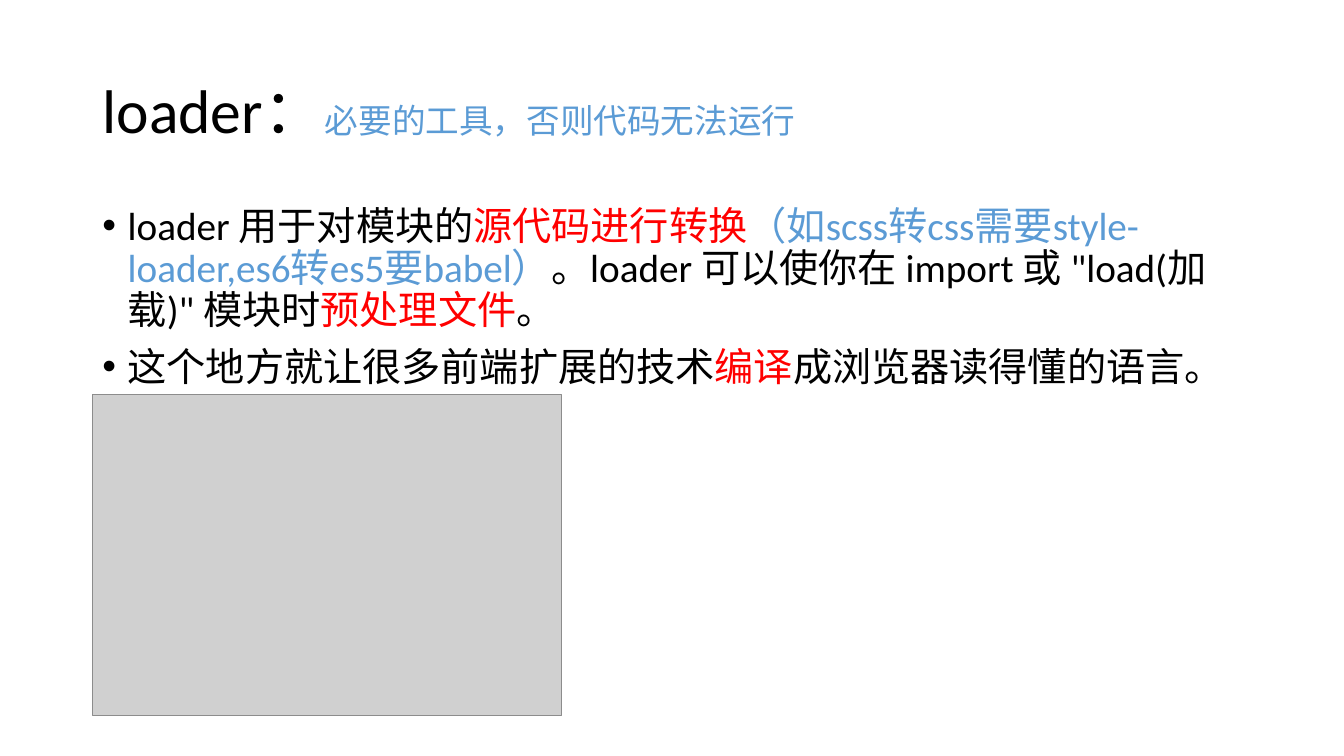
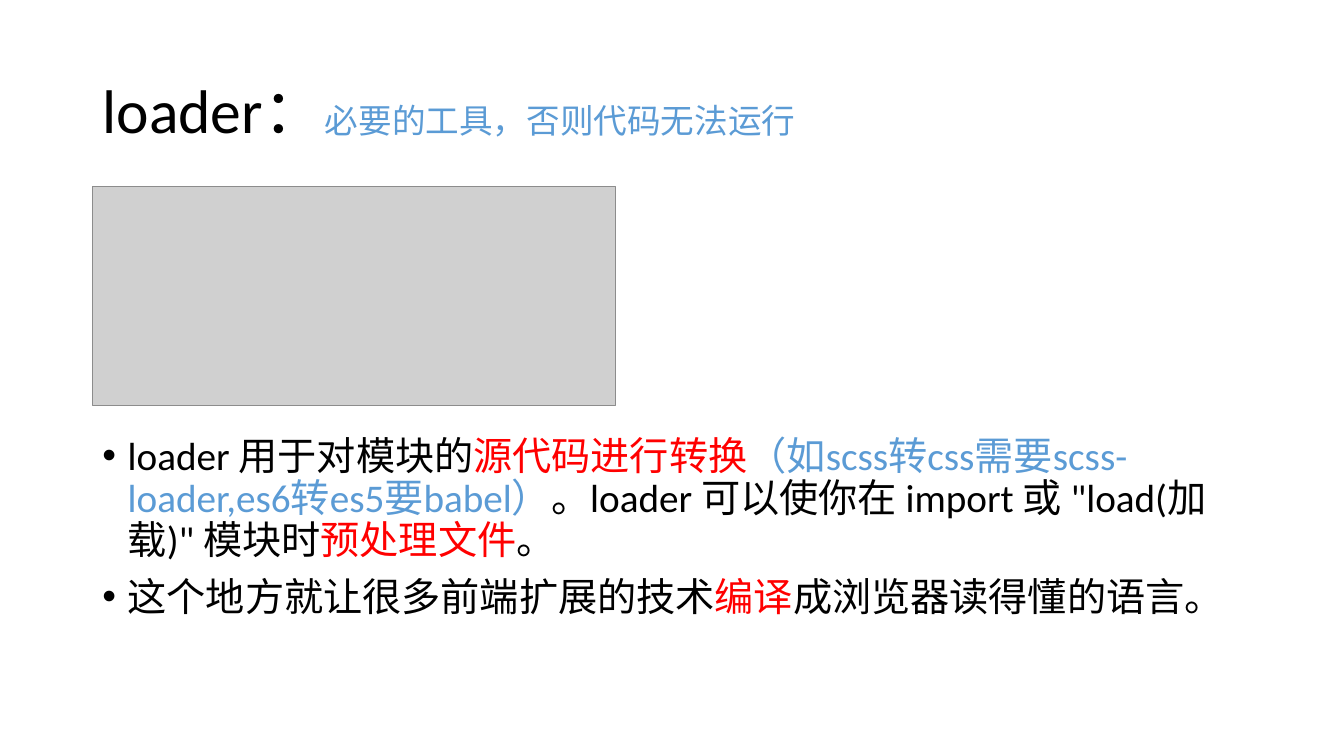
Before and after one commit to Cohen-Wang/workbench, a slide deck: slide 52 of cloud/webpack-ppt/培训 - webpack.pptx (slide 48 before the commit). Drawn at 1344x756 pixels with LibreOffice and Linux fonts; fonts in the diff are those of the drawing; grey boxes stand for pictures. Boxes give left, top, right and bottom in pixels: in the first picture for what was removed or moved away, otherwise in the second. Text is boxed around its words. In the diff, an @@ line names an element or a change of style, - is before the commit and + after.

```diff
--- a/cloud/webpack-ppt/培训 - webpack.pptx
+++ b/cloud/webpack-ppt/培训 - webpack.pptx
@@ picture added at (93, 187, 616, 405) @@
@@ picture removed at (93, 395, 562, 716) @@
@@ text at (128, 436, 1207, 560): text changed @@
-• loader 用于对模块的源代码进行转换（如scss转css需要style-loader,es6转es5要babel）。loader 可以使你在 import 或 "load(加载)" 模块时预处理文件。
+• loader 用于对模块的源代码进行转换（如scss转css需要scss-loader,es6转es5要babel）。loader 可以使你在 import 或 "load(加载)" 模块时预处理文件。
```
Also in this commit, not shown: 4 other slides changed, 7 slides added, 1 other file.
